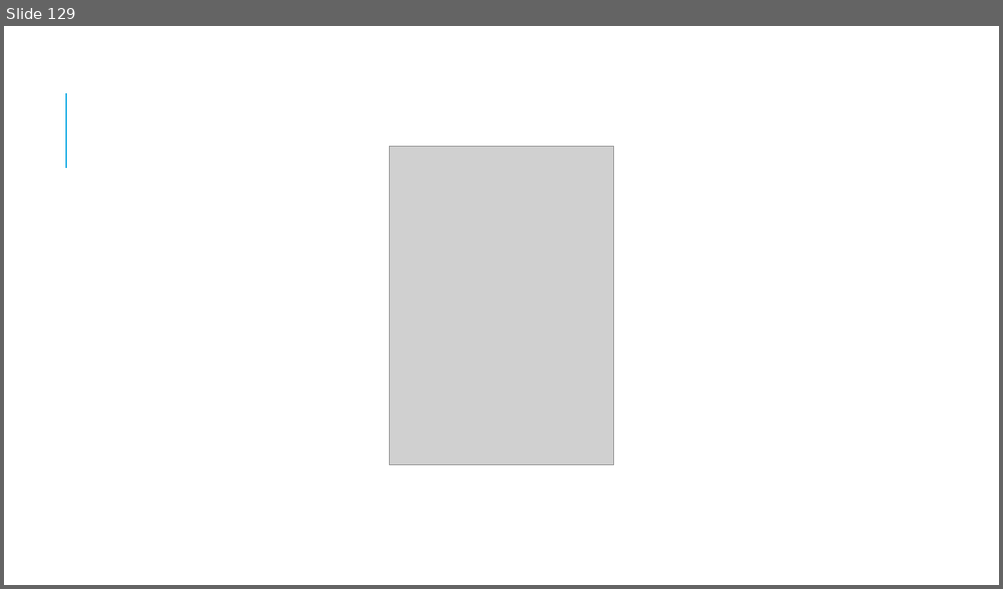
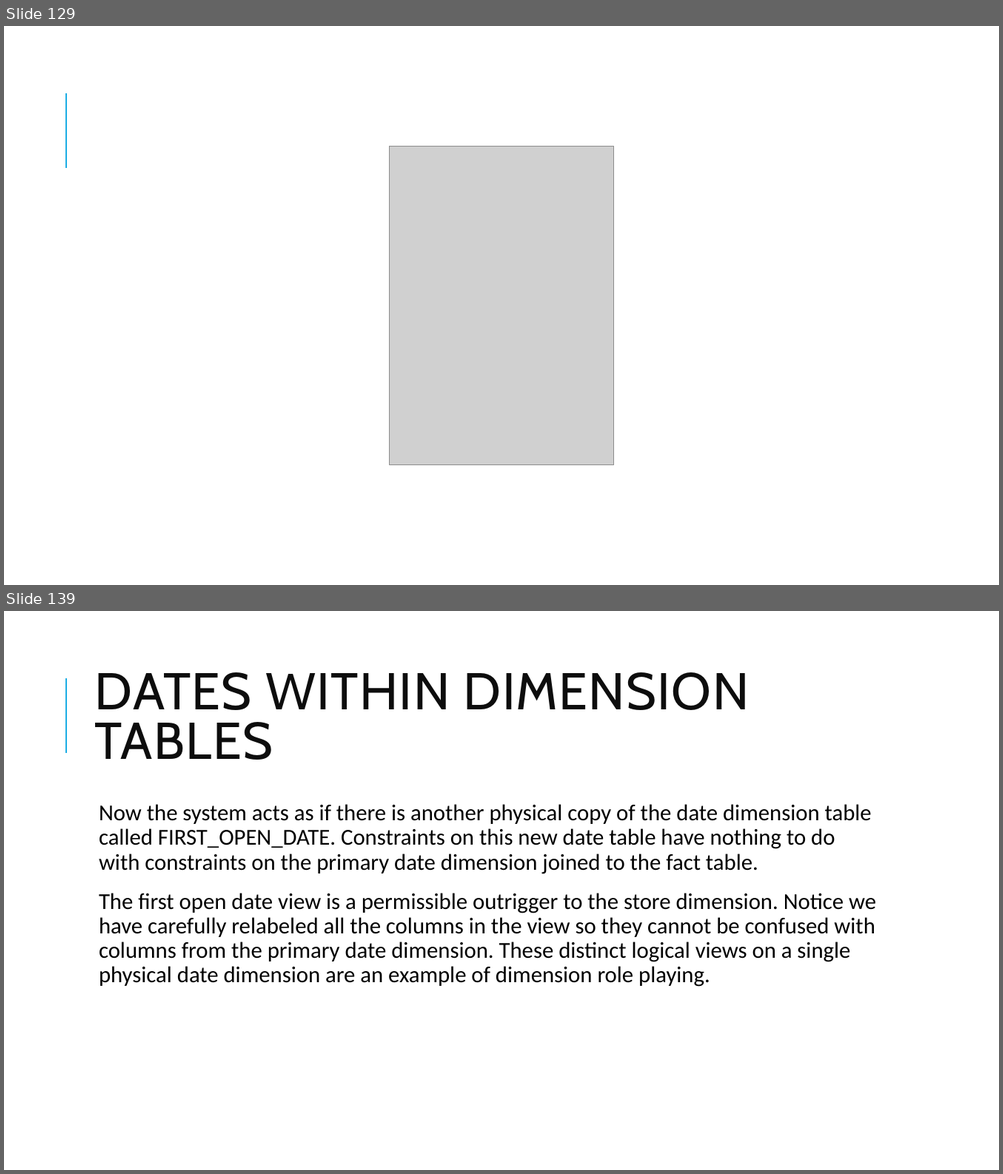
Before and after one commit to patrickbiesheuveltraining/datamodeling, a slide deck: Modeling techniques.pptx. Shown one above the other, each under a label of ours: slide 129 before the commit, slides 129 and 139 after it; the slides between them are not shown. The pictures are 1003x589 and 1003x1174 pixels, drawn with LibreOffice and Linux fonts; fonts in the diff are those of the drawing; grey boxes stand for pictures. Boxes give left, top, right and bottom in pixels: in the first picture for what was removed or moved away, otherwise in the second. Text is boxed around its words. In the diff, an @@ line names an element or a change of style, - is before the commit and + after.

```diff
--- a/Modeling techniques.pptx
+++ b/Modeling techniques.pptx
@@ slide 139 added at (4, 611, 999, 1170), background #FFFFFF; not listed: 1 template element that a slide beside it also shows @@
@@ title added at (95, 672, 749, 760), 50 pt, text #0D0D0D @@
+DATES WITHIN DIMENSION TABLES
@@ text added at (99, 804, 876, 987), 22 pt, text #000000 @@
+  Now the system acts as if there is another physical copy of the date dimension table called FIRST_OPEN_DATE. Constraints on this new date table have nothing to do with constraints on the primary date dimension joined to the fact table.
+  The first open date view is a permissible outrigger to the store dimension. Notice we have carefully relabeled all the columns in the view so they cannot be confused with columns from the primary date dimension. These distinct logical views on a single physical date dimension are an example of dimension role playing.
```
Also in this commit, not shown: 15 other slides added.
